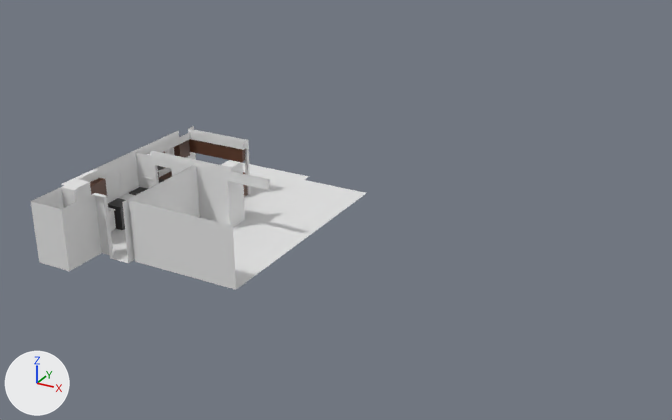
The Blender file house1/house1.blend as it was, and as the next commit left it.
Both versions are drawn from a 50 mm lens placed at (22.6, -24.4, 15.3), pointed at (7.3, 3.4, 1.4). Every picture has the same lights, and +X, +Y and +Z are marked at lower left.

The first picture shows 'House interior', 'Kitchen west'.
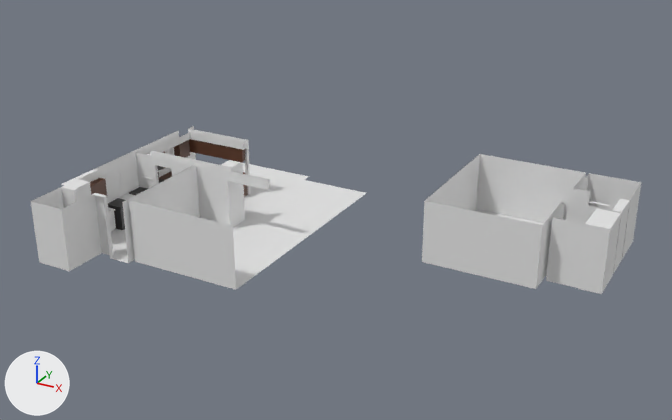
Commit message: Roughed in master bedroom and bathroom

Pixel boxes (x1, y1, x2, y2) of what changed, in the pictures (672 x 420 px):
```json
{"object": "House interior", "change": "reshaped", "before": [31, 126, 366, 290], "after": [31, 126, 641, 294], "on screen": "82% wider"}
{"object": "soffit to remove", "change": "added", "after": [585, 208, 621, 233]}
{"object": "Cube.001", "change": "added", "after": [612, 198, 630, 222]}
{"object": "Cube", "change": "added", "after": [578, 277, 612, 294]}
{"part": 1, "of": "me_plane", "change": "added", "after": [422, 154, 641, 294]}
```

The change, as JSON lines over the scene's bpy script:
```json
{"block": "me_plane", "where": "# used by ob_house_interior; location = (0.0, 0.0, 0.0)"}
{"op": "remove", "block": "me_plane", "code": "me_plane.from_pydata(...)  # 326 vertices, 294 faces, 1 loose edge; spans x -1.62..6.01, y -3.1..8.92, z -2.49..2.41"}
{"op": "add", "block": "me_plane", "code": "me_plane.from_pydata(...)  # 405 vertices, 355 faces, 1 loose edge; spans x -1.62..17.05, y -3.1..9.07, z -2.49..2.41"}
{"block": "me_plane", "change": "me_plane part 1: a new loose piece of 79 vertices spanning x 10.73..17.05, y 3.61..9.07, z 0.0..2.41"}
{"op": "add", "block": "me_cube_019", "code": ["me_cube_019 = bpy.data.meshes.new('Cube.019')", "me_cube_019.from_pydata(...)  # a box spanning x -0.305..0.305, y -0.305..0.305, z -0.305..0.305"]}
{"op": "add", "block": "me_cube_016", "code": ["me_cube_016 = bpy.data.meshes.new('Cube.016')", "me_cube_016.from_pydata(...)  # 16 vertices, 14 faces; spans x 16.212..17.051, y 4.4..5.873, z 1.976..2.407"]}
{"op": "add", "block": "me_cube_014", "code": ["me_cube_014 = bpy.data.meshes.new('Cube.014')", "me_cube_014.from_pydata(...)  # 36 vertices, 34 faces; spans x -0.305..0.305, y -0.305..0.305, z -0.305..0.305"]}
{"op": "add", "block": "ob_cube_001", "code": ["ob_cube_001 = bpy.data.objects.new('Cube.001', me_cube_019)", "ob_cube_001.location = (16.89, 6.58, 2.23)", "ob_cube_001.scale = (0.542, 1.96, 0.583)"]}
{"op": "add", "block": "ob_soffit_to_remove", "code": ["ob_soffit_to_remove = bpy.data.objects.new('soffit to remove', me_cube_016)", "ob_soffit_to_remove.location = (0.0, 0.0, 0.0)"]}
{"op": "add", "block": "ob_cube", "code": ["ob_cube = bpy.data.objects.new('Cube', me_cube_014)", "ob_cube.location = (16.64, 5.13, 0.01)", "ob_cube.scale = (1.33, 2.46, 0.125)"]}
```
